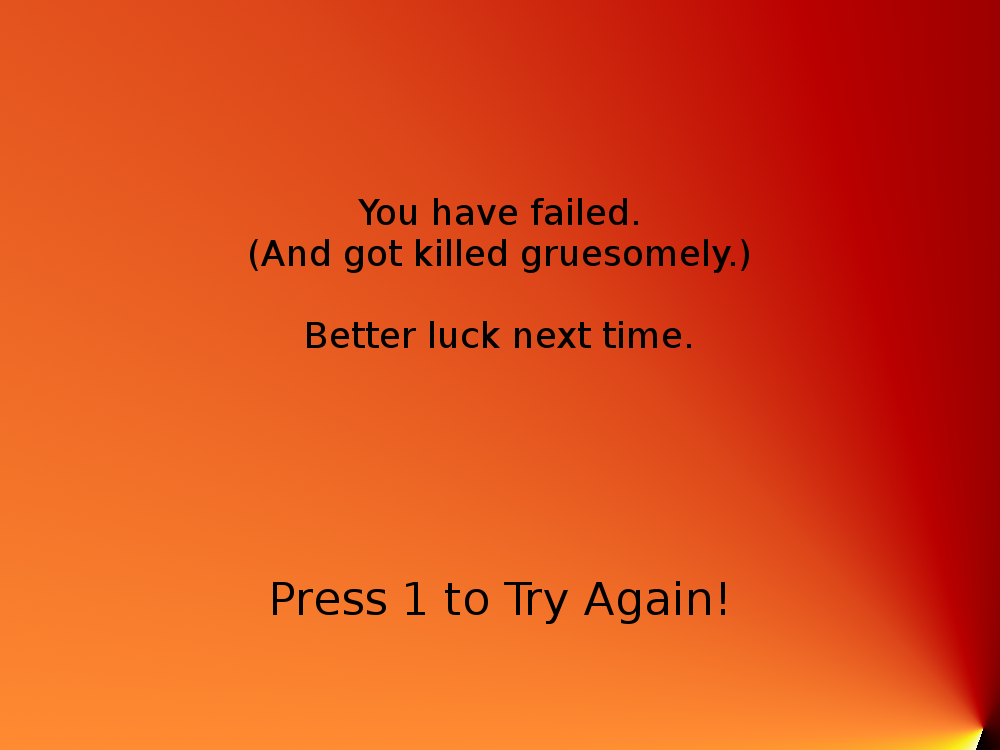
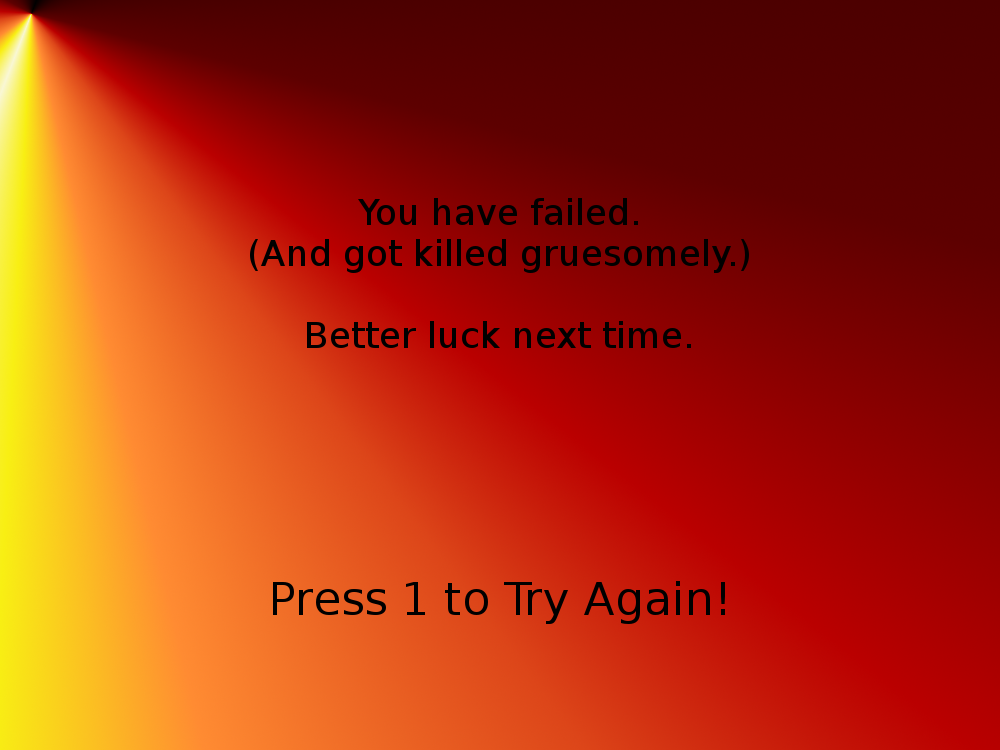
Revision of a layered 1000px x 750px image; what changed, layer by layer:
painted on "Background" over left=0, top=0, right=1000, bottom=750
